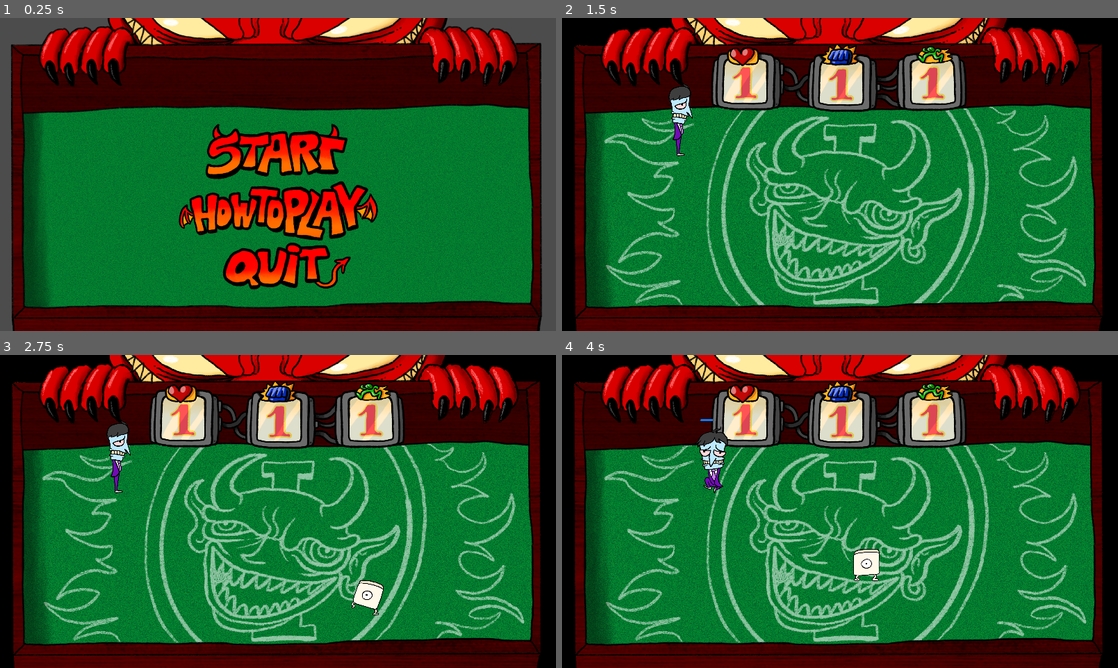
Above: before the commit, frames 1-4 (two rows, left to right).
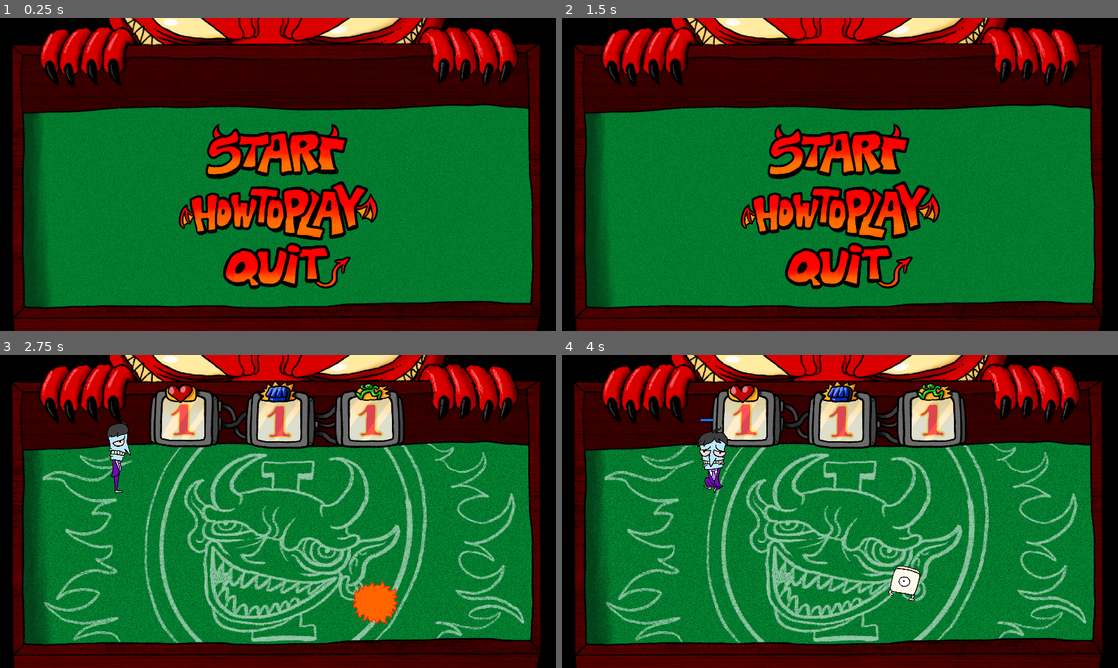
Above: after the commit, the same moments.

Repository: TheSeahorse/GMTK2022
Game: Godot game, scene res://Main.tscn
The game is run twice, just before and just after one commit, with the same random seed, the same clock (stepped at 60 frames per second) and the same inputs.
Inputs (mouse positions are in pixels of both pictures, inside the frame that each line leads up to):
- Up to frame 1 (0.25 s): no input
- Up to frame 2 (1.5 s): click (840, 212) at 0.5 s; click (840, 174) at 1.27 s
- Up to frame 3 (2.75 s): click (278, 489) at 2.02 s
- Up to frame 4 (4 s): move the mouse to (962, 495) at 2.77 s; hold D (move_right) 2.78-3.53 s; hold Right mouse button (attack) 2.78-3.53 s; move the mouse to (728, 527) at 3.52 s; hold S (move_down) from 3.53 s (still down); click (728, 527) at 3.6 s

The runs differ from the first frame. In frame 1, 6.5% of the frame differs, in the area x 0-100%, y 0-100%; in frame 2, 25%, in the area x 2-98%, y 0-97%; in frame 3, 0.9%; in frame 4, 0.9%.

Commit message:
Add How To Play

Diff:
--- a/Menu.gd
+++ b/Menu.gd
@@ -2,7 +2,18 @@
 
 
 func _ready():
-    pass
+    $HowToPlay.hide()
 
 func _on_StartButton_pressed():
     get_tree().change_scene("res://Game.tscn")
+
+func _on_HowToPlayButton_pressed():
+    $Buttons.hide()
+    $HowToPlay/AnimationPlayer.play("coin_move")
+    $HowToPlay.show()
+
+
+func _on_HowToPlayTexture_pressed():
+    $HowToPlay.hide()
+    $HowToPlay/AnimationPlayer.play("RESET")
+    $Buttons.show()
--- a/Menu.tscn
+++ b/Menu.tscn
@@ -1,15 +1,124 @@
-[gd_scene load_steps=6 format=2]
+[gd_scene load_steps=16 format=2]
 
 [ext_resource path="res://Menu.gd" type="Script" id=1]
 [ext_resource path="res://assets/Backgrounds/menu_quit.png" type="Texture" id=2]
 [ext_resource path="res://assets/Backgrounds/menu_background.png" type="Texture" id=3]
 [ext_resource path="res://assets/Backgrounds/menu_how_to_play.png" type="Texture" id=4]
 [ext_resource path="res://assets/Backgrounds/menu_start.png" type="Texture" id=5]
+[ext_resource path="res://assets/HUD/slot_background.png" type="Texture" id=6]
+[ext_resource path="res://assets/Backgrounds/how_to_play_text2.png" type="Texture" id=7]
+[ext_resource path="res://assets/HUD/coin.png" type="Texture" id=8]
+[ext_resource path="res://assets/HUD/Slots.png" type="Texture" id=9]
+[ext_resource path="res://assets/HUD/one.png" type="Texture" id=10]
+[ext_resource path="res://assets/HUD/cursor_reg.png" type="Texture" id=11]
+[ext_resource path="res://assets/HUD/seven.png" type="Texture" id=12]
+
+[sub_resource type="AtlasTexture" id=1]
+flags = 4
+atlas = ExtResource( 8 )
+region = Rect2( 5.5, 11.3027, 187.588, 144.629 )
+
+[sub_resource type="Animation" id=2]
+length = 0.001
+tracks/0/type = "value"
+tracks/0/path = NodePath("Cursor:rect_position")
+tracks/0/interp = 1
+tracks/0/loop_wrap = true
+tracks/0/imported = false
+tracks/0/enabled = true
+tracks/0/keys = {
+"times": PoolRealArray( 0 ),
+"transitions": PoolRealArray( 1 ),
+"update": 0,
+"values": [ Vector2( 1215, 945 ) ]
+}
+tracks/1/type = "value"
+tracks/1/path = NodePath("Coin:rect_position")
+tracks/1/interp = 1
+tracks/1/loop_wrap = true
+tracks/1/imported = false
+tracks/1/enabled = true
+tracks/1/keys = {
+"times": PoolRealArray( 0 ),
+"transitions": PoolRealArray( 1 ),
+"update": 0,
+"values": [ Vector2( 1211, 175 ) ]
+}
+
+[sub_resource type="Animation" id=3]
+resource_name = "coin_move"
+loop = true
+tracks/0/type = "value"
+tracks/0/path = NodePath("Coin:rect_position")
+tracks/0/interp = 1
+tracks/0/loop_wrap = true
+tracks/0/imported = false
+tracks/0/enabled = true
+tracks/0/keys = {
+"times": PoolRealArray( 0, 0.2, 0.5, 0.6 ),
+"transitions": PoolRealArray( 1, 1, 1, 1 ),
+"update": 0,
+"values": [ Vector2( 1117, 883 ), Vector2( 1117, 883 ), Vector2( 1211, 175 ), Vector2( 1211, 175 ) ]
+}
+tracks/1/type = "value"
+tracks/1/path = NodePath("Cursor:rect_position")
+tracks/1/interp = 1
+tracks/1/loop_wrap = true
+tracks/1/imported = false
+tracks/1/enabled = true
+tracks/1/keys = {
+"times": PoolRealArray( 0, 0.2, 0.5, 0.6, 0.8 ),
+"transitions": PoolRealArray( 1, 1, 1, 1, 1 ),
+"update": 0,
+"values": [ Vector2( 1504, 380 ), Vector2( 1215, 945 ), Vector2( 1276, 222 ), Vector2( 1276, 222 ), Vector2( 1490, 442 ) ]
+}
+tracks/2/type = "value"
+tracks/2/path = NodePath("Coin:visible")
+tracks/2/interp = 1
+tracks/2/loop_wrap = true
+tracks/2/imported = false
+tracks/2/enabled = true
+tracks/2/keys = {
+"times": PoolRealArray( 0, 0.6 ),
+"transitions": PoolRealArray( 1, 1 ),
+"update": 1,
+"values": [ true, false ]
+}
+tracks/3/type = "value"
+tracks/3/path = NodePath("SpeedNumber1:visible")
+tracks/3/interp = 1
+tracks/3/loop_wrap = true
+tracks/3/imported = false
+tracks/3/enabled = true
+tracks/3/keys = {
+"times": PoolRealArray( 0, 0.6, 0.7 ),
+"transitions": PoolRealArray( 1, 1, 1 ),
+"update": 1,
+"values": [ true, true, false ]
+}
+tracks/4/type = "value"
+tracks/4/path = NodePath("SpeedNumber2:visible")
+tracks/4/interp = 1
+tracks/4/loop_wrap = true
+tracks/4/imported = false
+tracks/4/enabled = true
+tracks/4/keys = {
+"times": PoolRealArray( 0, 0.7 ),
+"transitions": PoolRealArray( 1, 1 ),
+"update": 1,
+"values": [ false, true ]
+}
 
 [node name="Menu" type="Control"]
 anchor_right = 1.0
 anchor_bottom = 1.0
 script = ExtResource( 1 )
+
+[node name="ColorRect" type="ColorRect" parent="."]
+anchor_right = 1.0
+anchor_bottom = 1.0
+mouse_filter = 2
+color = Color( 0, 0, 0, 1 )
 
 [node name="Background" type="Sprite" parent="."]
 texture = ExtResource( 3 )
@@ -42,4 +151,78 @@
 margin_bottom = 574.0
 texture_normal = ExtResource( 2 )
 
+[node name="HowToPlay" type="Control" parent="."]
+margin_right = 40.0
+margin_bottom = 40.0
+
+[node name="HowToPlayTexture" type="TextureButton" parent="HowToPlay"]
+margin_right = 40.0
+margin_bottom = 40.0
+texture_normal = ExtResource( 7 )
+
+[node name="SlotMachineBackground" type="TextureRect" parent="HowToPlay"]
+margin_right = 1920.0
+margin_bottom = 1080.0
+mouse_filter = 2
+texture = ExtResource( 6 )
+
+[node name="SlotMachine" type="TextureRect" parent="HowToPlay"]
+margin_right = 40.0
+margin_bottom = 40.0
+mouse_filter = 2
+texture = ExtResource( 9 )
+
+[node name="HealthNumber" type="TextureRect" parent="HowToPlay"]
+margin_left = 556.0
+margin_top = 145.0
+margin_right = 703.0
+margin_bottom = 313.0
+mouse_filter = 2
+texture = ExtResource( 10 )
+
+[node name="PowerNumber" type="TextureRect" parent="HowToPlay"]
+margin_left = 890.0
+margin_top = 145.0
+margin_right = 1037.0
+margin_bottom = 313.0
+mouse_filter = 2
+texture = ExtResource( 10 )
+
+[node name="SpeedNumber1" type="TextureRect" parent="HowToPlay"]
+margin_left = 1206.0
+margin_top = 145.0
+margin_right = 1353.0
+margin_bottom = 313.0
+mouse_filter = 2
+texture = ExtResource( 10 )
+
+[node name="SpeedNumber2" type="TextureRect" parent="HowToPlay"]
+visible = false
+margin_left = 1206.0
+margin_top = 145.0
+margin_right = 1353.0
+margin_bottom = 313.0
+mouse_filter = 2
+texture = ExtResource( 12 )
+
+[node name="Coin" type="TextureRect" parent="HowToPlay"]
+margin_left = 1211.0
+margin_top = 175.0
+margin_right = 1398.0
+margin_bottom = 319.002
+texture = SubResource( 1 )
+
+[node name="AnimationPlayer" type="AnimationPlayer" parent="HowToPlay"]
+anims/RESET = SubResource( 2 )
+anims/coin_move = SubResource( 3 )
+
+[node name="Cursor" type="TextureRect" parent="HowToPlay"]
+margin_left = 1215.0
+margin_top = 945.0
+margin_right = 1471.0
+margin_bottom = 1201.02
+texture = ExtResource( 11 )
+
 [connection signal="pressed" from="Buttons/StartButton" to="." method="_on_StartButton_pressed"]
+[connection signal="pressed" from="Buttons/HowToPlayButton" to="." method="_on_HowToPlayButton_pressed"]
+[connection signal="pressed" from="HowToPlay/HowToPlayTexture" to="." method="_on_HowToPlayTexture_pressed"]
Binary file added: assets/Backgrounds/how_to_play_text.png
Not shown, added: assets/Backgrounds/how_to_play_text.png.import
Binary file added: assets/Backgrounds/how_to_play_text2.png
Not shown, added: assets/Backgrounds/how_to_play_text2.png.import
